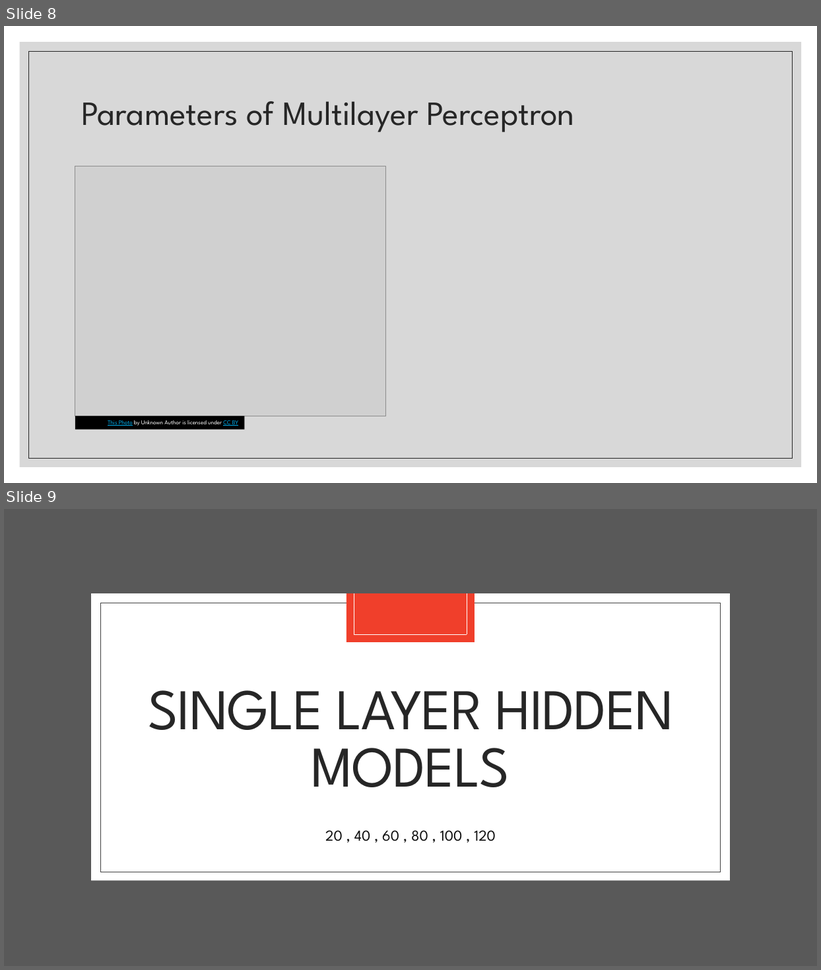
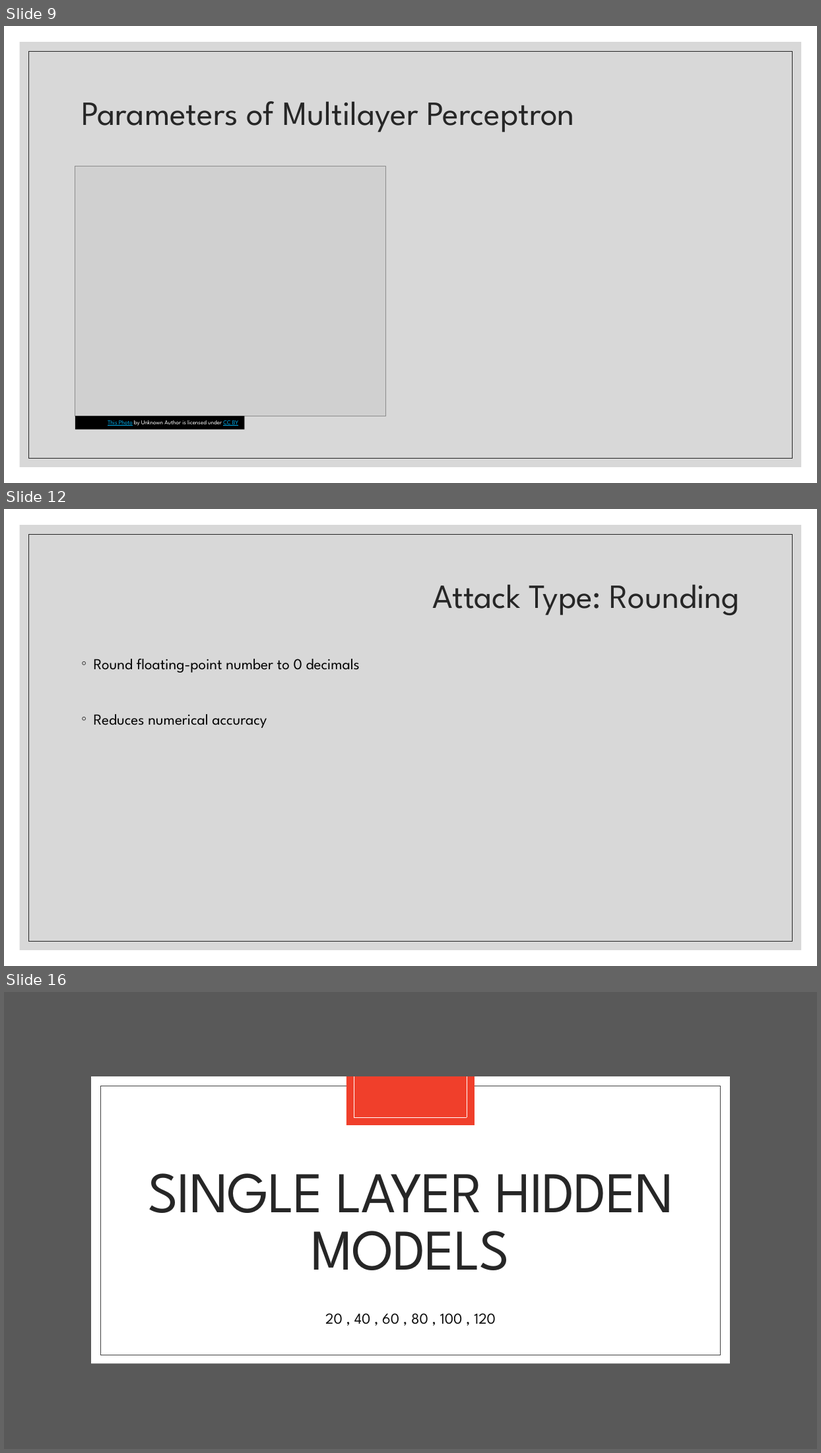
Before and after one commit to landonbuell/Convolutional-Neural-Networks, a slide deck: Presentations/14_04_2020/Modeling Attack Functions.pptx. Shown one above the other, each under a label of ours: slides 8 and 9 before the commit, slides 9, 12 and 16 after it; the slides between them are not shown. The pictures are 821x970 and 821x1453 pixels, drawn with LibreOffice and Linux fonts; fonts in the diff are those of the drawing; grey boxes stand for pictures. Boxes give left, top, right and bottom in pixels: in the first picture for what was removed or moved away, otherwise in the second. Text is boxed around its words. In the diff, an @@ line names an element or a change of style, - is before the commit and + after.

```diff
--- a/Presentations/14_04_2020/Modeling Attack Functions.pptx
+++ b/Presentations/14_04_2020/Modeling Attack Functions.pptx
@@ slide 12 added at [4,509,817,966], background #FFFFFF; not listed: 2 template elements that a slide beside it also shows @@
@@ title added at [432,584,740,616], 40 pt, text #262626 @@
+Attack Type: Rounding
@@ text added at [94,659,360,728], 18 pt, text #000000 @@
+◦ Round floating-point number to 0 decimals
+◦ Reduces numerical accuracy
@@ what was slide 8 is now slide 9 @@
@@ what was slide 9 is now slide 16 @@
```
Also in this commit, not shown: 12 other slides added, 2 other files.
